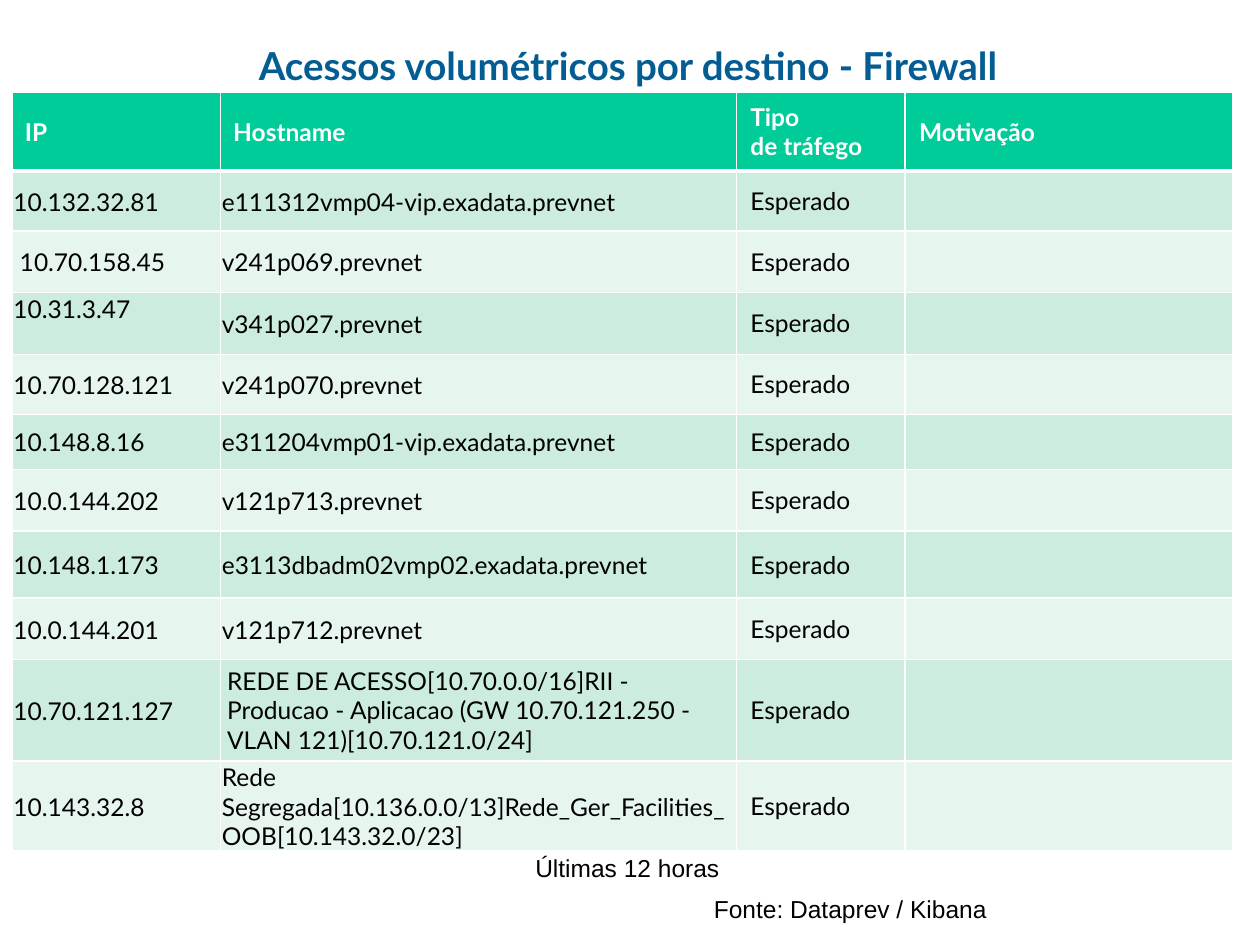
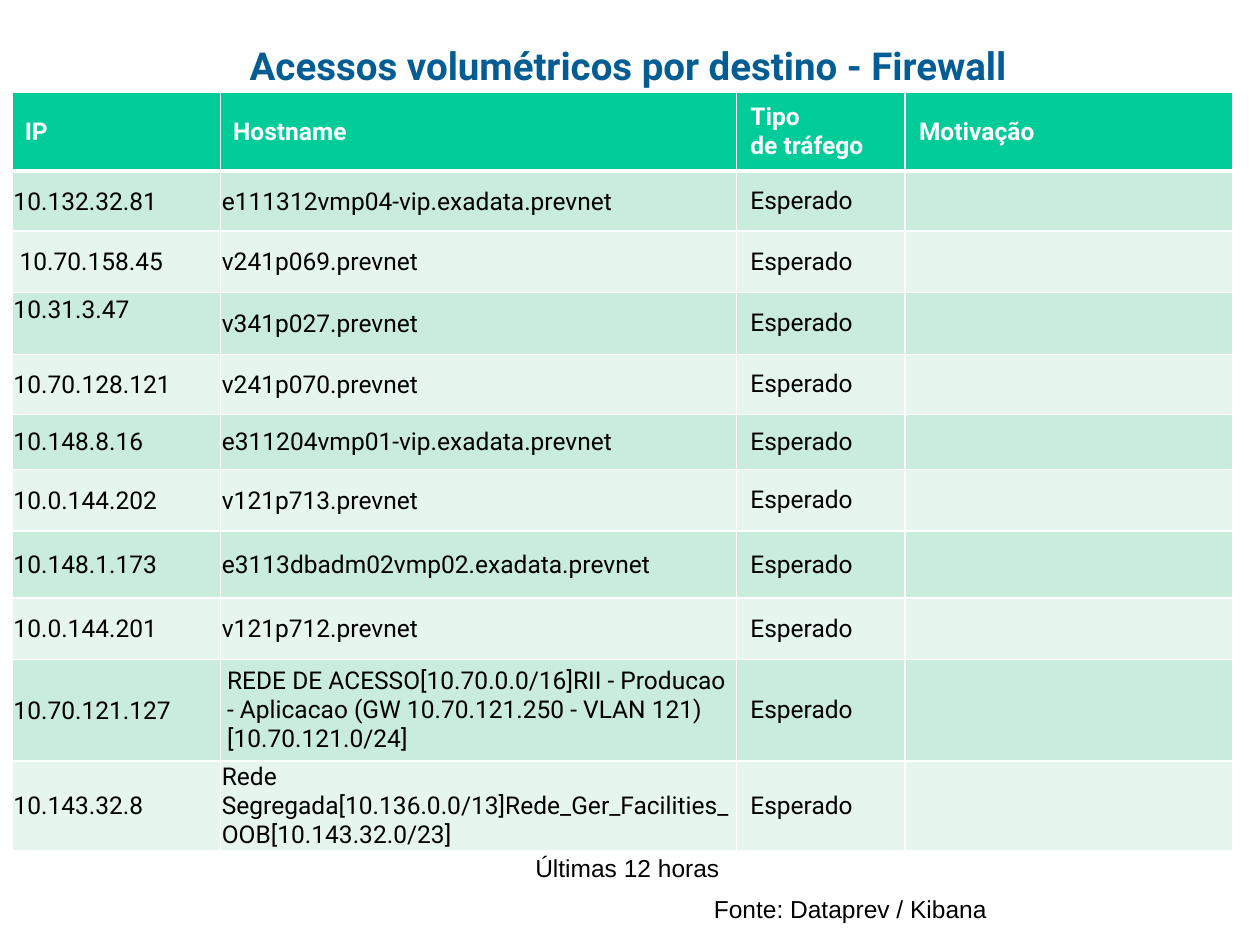
Before and after one commit to guihred/Experiments, a slide deck: slide 11 of src/main/resources/models/Radar_Eventos_17_10_2021-Turno-D.pptx. Drawn at 1260x945 pixels with LibreOffice and Linux fonts; fonts in the diff are those of the drawing; background and template pictures are left out. Boxes give left, top, right and bottom in pixels: in the first picture for what was removed or moved away, otherwise in the second. Text is boxed around its words. In the diff, an @@ line names an element or a change of style, - is before the commit and + after.

```diff
--- a/src/main/resources/models/Radar_Eventos_17_10_2021-Turno-D.pptx
+++ b/src/main/resources/models/Radar_Eventos_17_10_2021-Turno-D.pptx
@@ text "Acessos volumétricos por destino - ..." at bbox=[250, 51, 1006, 88]: font Lato to Roboto @@
@@ table at bbox=[13, 92, 1232, 851] @@
@@ fill #CCECDE to #CAECDD in 20 cells @@
@@ fill #E7F6EF to #E6F6EF in 20 cells @@
@@ font Lato to Roboto @@
```
Also in this commit, not shown: 22 other slides changed, 1 slide added, 20 other files.
